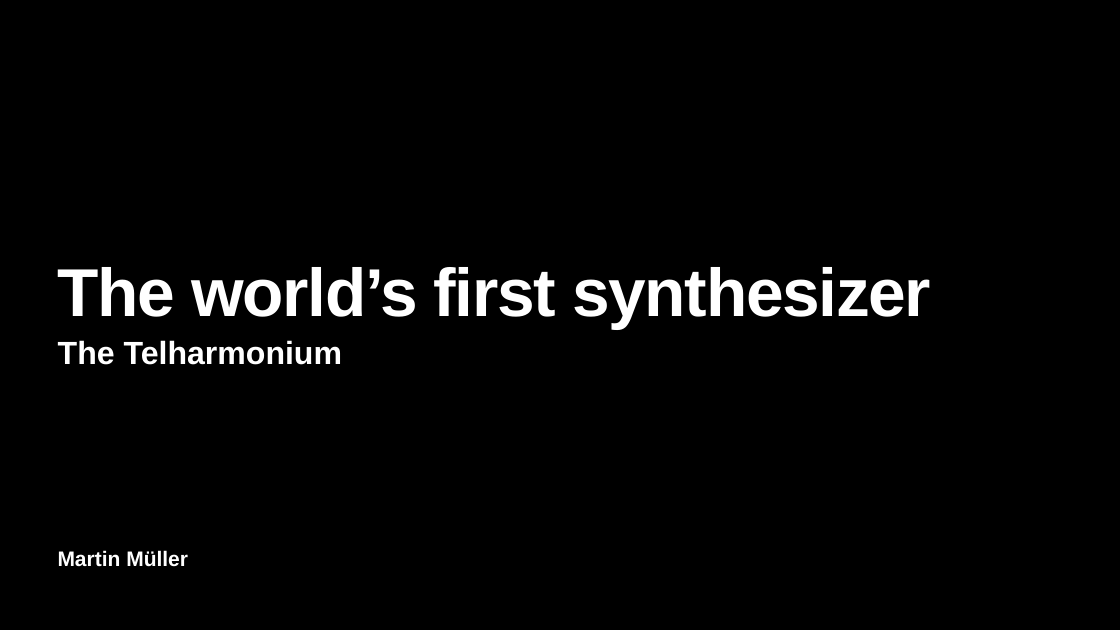
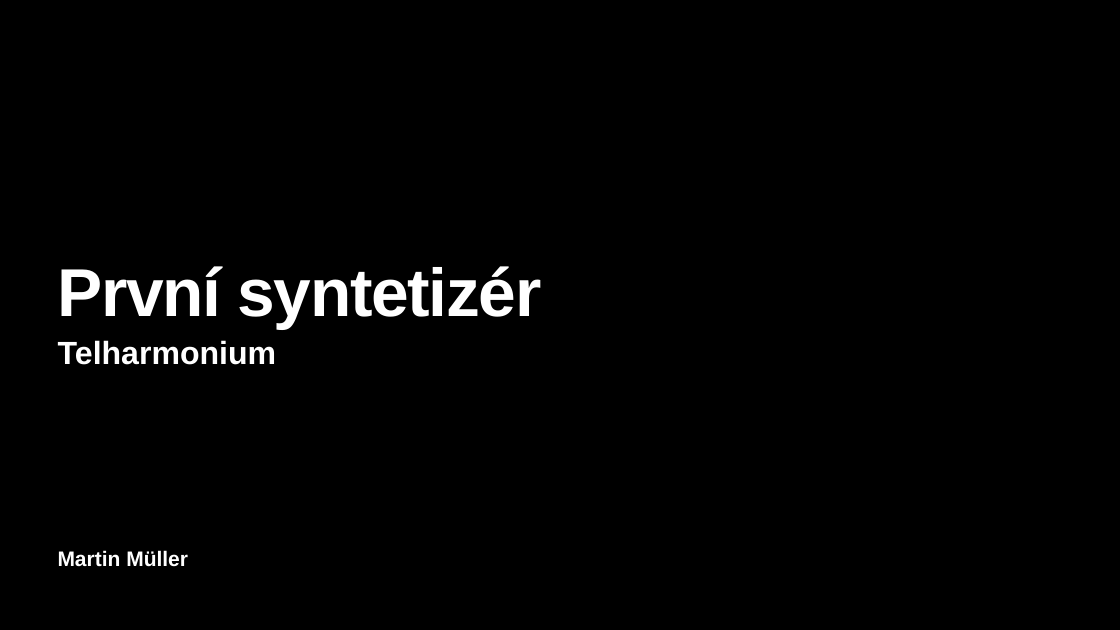
Before and after one commit to MikeOxlongfrfr/goethe, a slide deck: slide 1 of Telharmonium.pptx. Drawn at 1120x630 pixels with LibreOffice and Linux fonts; fonts in the diff are those of the drawing. Boxes give left, top, right and bottom in pixels: in the first picture for what was removed or moved away, otherwise in the second. Text is boxed around its words. In the diff, an @@ line names an element or a change of style, - is before the commit and + after.

```diff
--- a/Telharmonium.pptx
+++ b/Telharmonium.pptx
@@ title at <box>58,266,542,329</box>: text changed @@
-The world’s first synthesizer
+První syntetizér
@@ subtitle at <box>58,340,276,365</box>: text changed @@
-The Telharmonium
+Telharmonium
```
Also in this commit, not shown: 1 other slide changed, 5 slides added, 5 slides removed, 1 other file.
